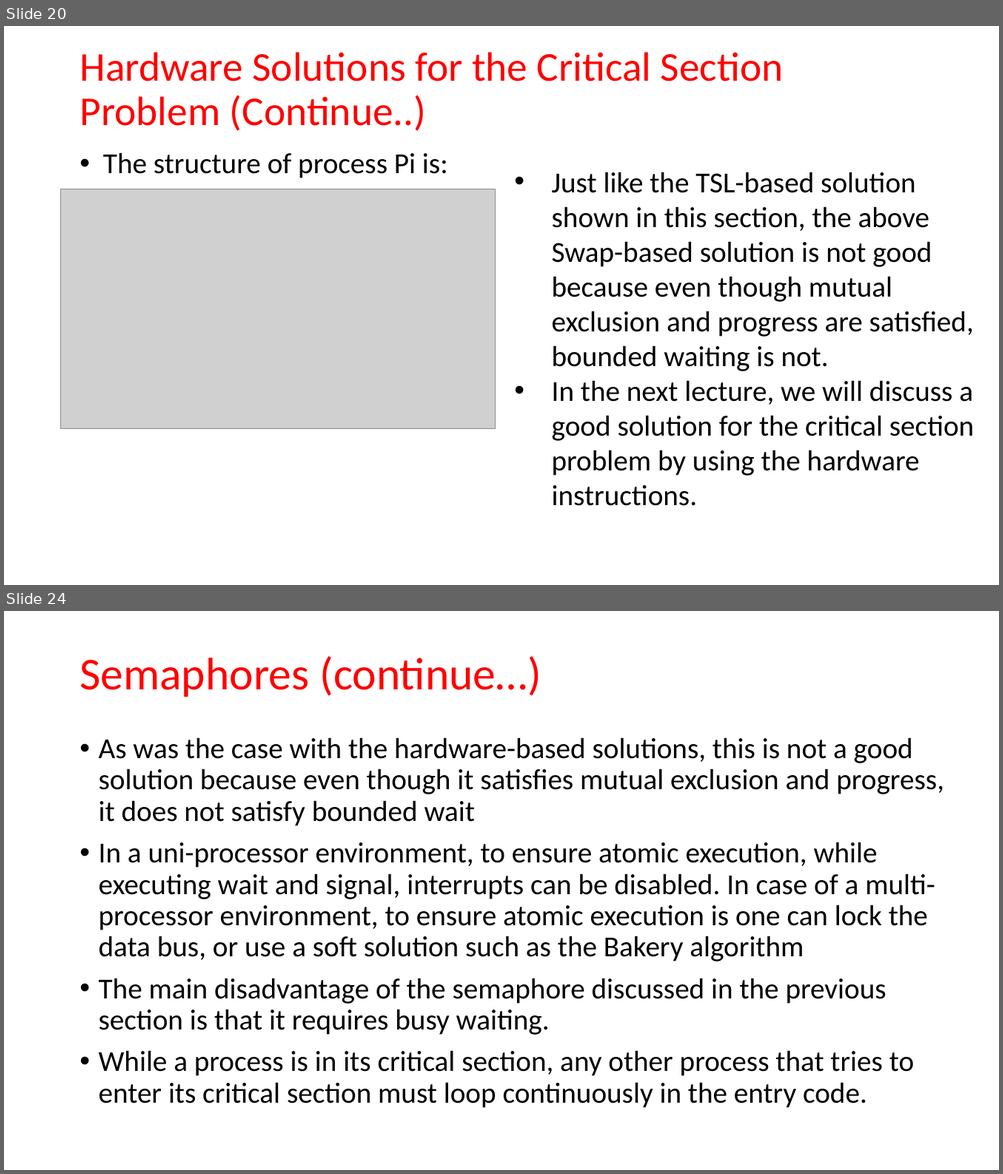
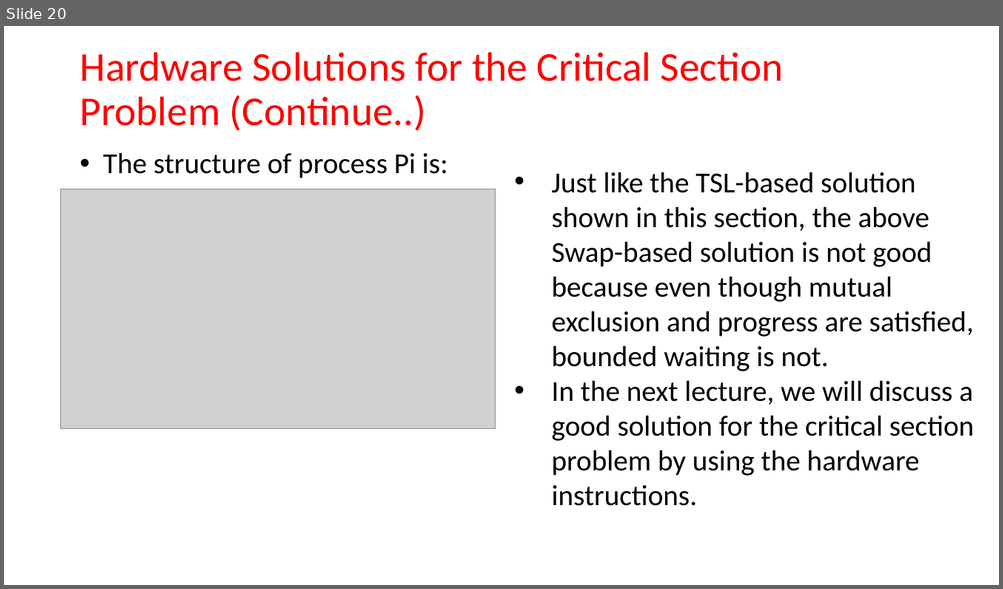
Before and after one commit to bamboat3/os, a slide deck: Lecture-12.pptx. Shown one above the other, each under a label of ours: slides 20 and 24 before the commit, slide 20 after it; the slides between them are not shown. The pictures are 1003x1174 and 1003x589 pixels, drawn with LibreOffice and Linux fonts; fonts in the diff are those of the drawing; grey boxes stand for pictures. Boxes give left, top, right and bottom in pixels: in the first picture for what was removed or moved away, otherwise in the second. Text is boxed around its words. In the diff, an @@ line names an element or a change of style, - is before the commit and + after.

```diff
--- a/Lecture-12.pptx
+++ b/Lecture-12.pptx
@@ slide 24 removed at (4,611,999,1170), background #FFFFFF @@
@@ title removed at (79,656,540,697) @@
-Semaphores (continue…)
@@ text removed at (99,738,944,1108) @@
-• As was the case with the hardware-based solutions, this is not a good solution because even though it satisfies mutual exclusion and progress, it does not satisfy bounded wait
-• In a uni-processor environment, to ensure atomic execution, while executing wait and signal, interrupts can be disabled. In case of a multi-processor environment, to ensure atomic execution is one can lock the data bus, or use a soft solution such as the Bakery algorithm
-• The main disadvantage of the semaphore discussed in the previous section is that it requires busy waiting.
-• While a process is in its critical section, any other process that tries to enter its critical section must loop continuously in the entry code.
```
Also in this commit, not shown: 4 other slides removed, 1 other file.
